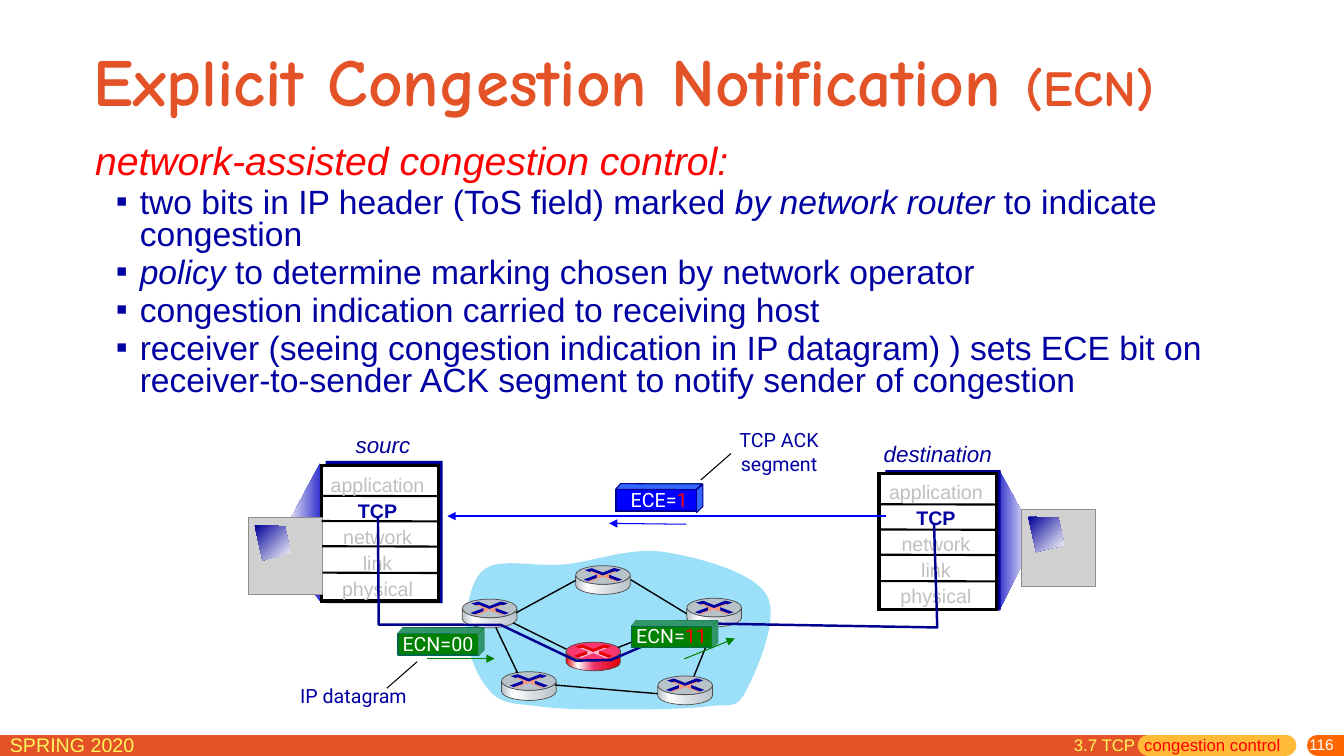
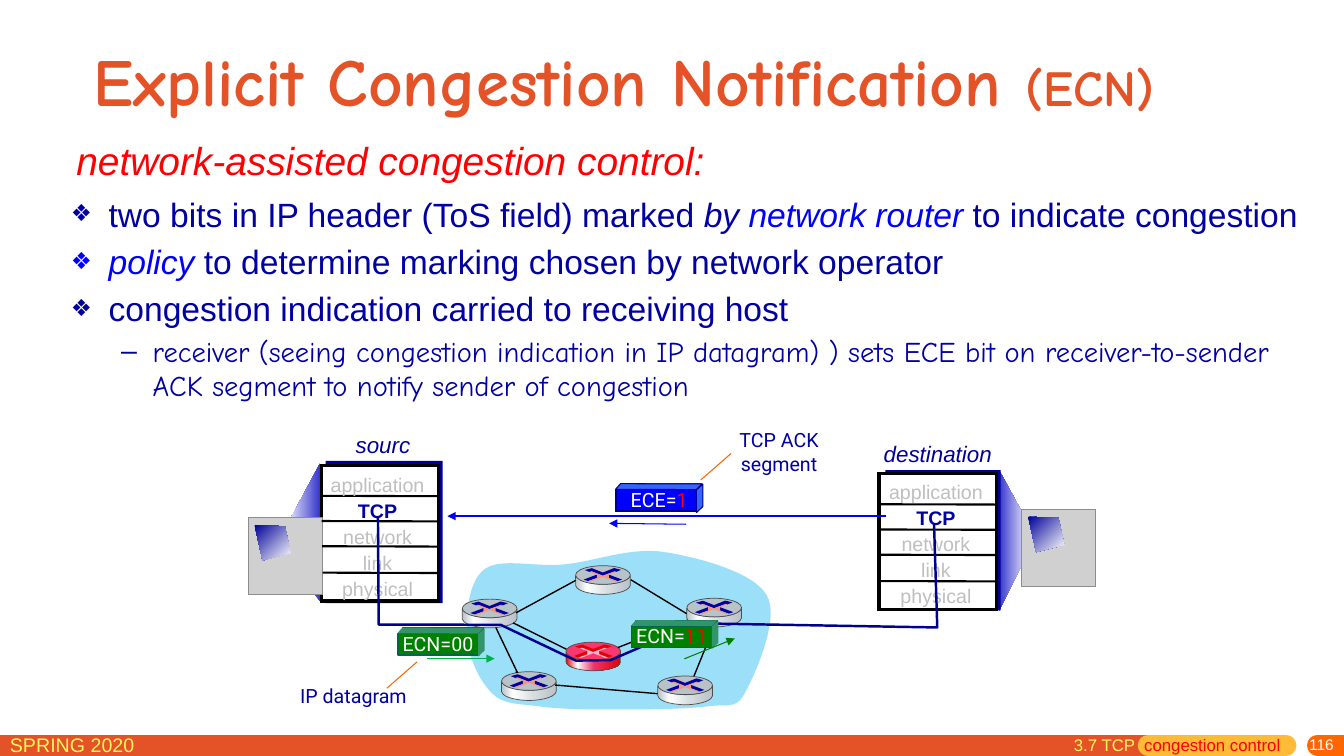
Before and after one commit to network-distributed/presentations, a slide deck: slide 116 of chapter3.pptx. Drawn at 1344x756 pixels with LibreOffice and Linux fonts; fonts in the diff are those of the drawing; grey boxes stand for pictures. Boxes give left, top, right and bottom in pixels: in the first picture for what was removed or moved away, otherwise in the second. Text is boxed around its words. In the diff, an @@ line names an element or a change of style, - is before the commit and + after.

```diff
--- a/chapter3.pptx
+++ b/chapter3.pptx
@@ text "network-assisted congestion control:": place and size @@
-text "network-assisted congestion control:" at box(95, 146, 1201, 399)
+text "network-assisted congestion control:" at box(76, 146, 1297, 402)
@@ text "network-assisted congestion control:" at box(76, 146, 1297, 402): size 28 to 27.8 pt in "network-assisted congestion control:"; size 24 to 24.1 pt in "two bits in IP header (ToS field) ...", "policy to determine marking chosen by network ...", "congestion indication carried to receiving host"; text colour #0000A3 to #0000FF in "network router", "policy"; size 24 to 20.4 pt, font Arial to Comic Neue in "receiver (seeing congestion indication in IP datagram) ..."; bullet ▪ to ❖; line spacing 0.8 to 1.1; line spacing 0.8 to 1; bullet ▪ to –; list level 1 to 2 in "receiver (seeing congestion indication in ..." @@
@@ line (731, 454) - (701, 480): stroke #000000 0.75 pt to #FF6600 0.75 pt @@
@@ arrow (427, 658) - (495, 658): stroke #008000 0.75 pt to #00B050 0.75 pt @@
@@ line (417, 662) - (387, 689): stroke #000000 0.75 pt to #FF6600 0.75 pt @@
```
Also in this commit, not shown: 19 other slides changed, 1 slide removed, 1 other file.
